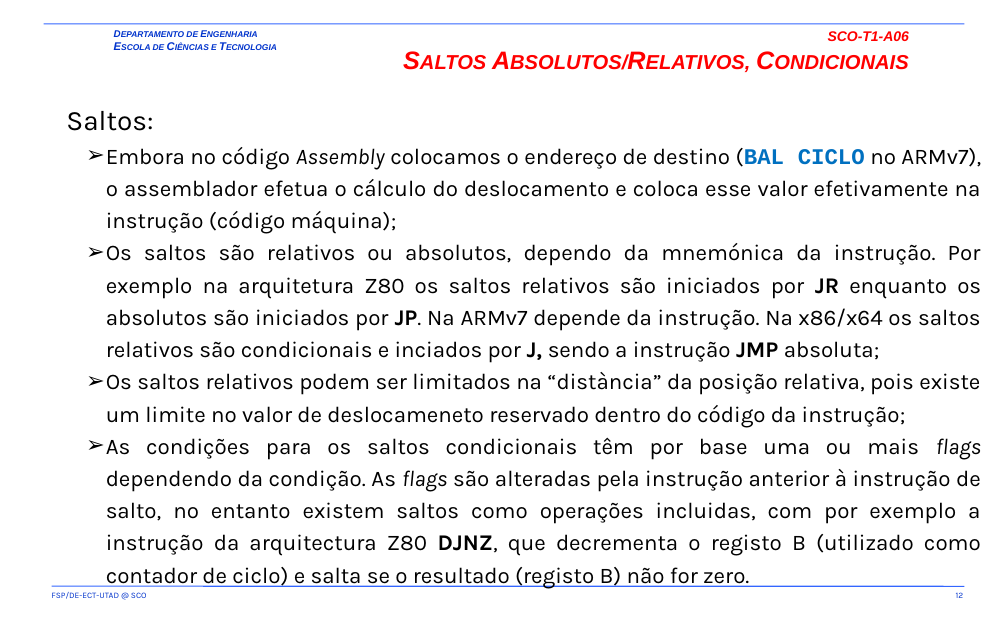
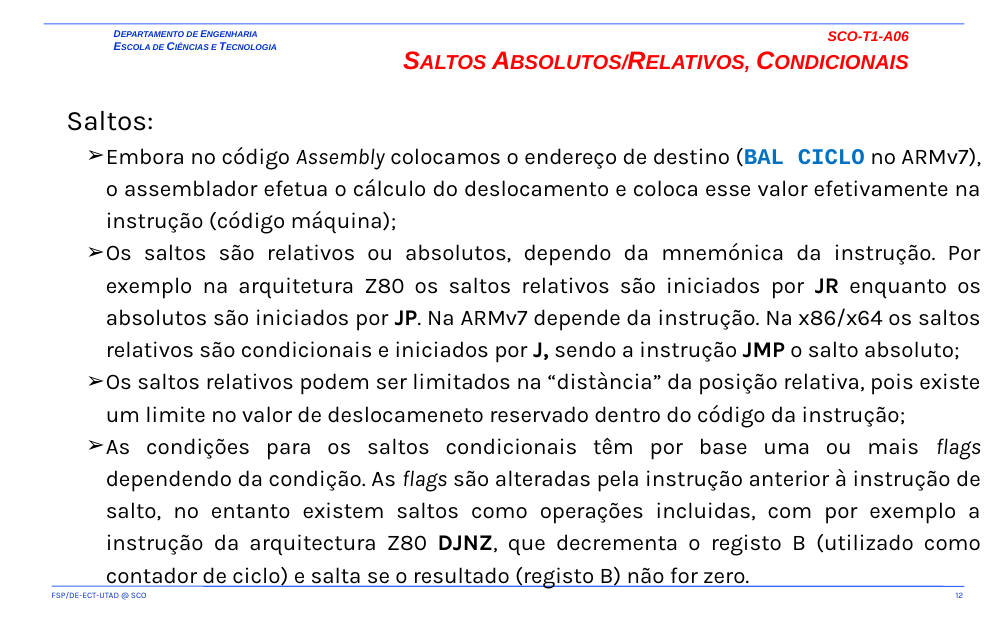
Before and after one commit to fsp864/UTAD-SCO, a slide deck: slide 12 of aulas/t/old/SCO-T1-A05-A06.pptx. Drawn at 1008x630 pixels with LibreOffice and Linux fonts; fonts in the diff are those of the drawing; background and template pictures are left out. Boxes give left, top, right and bottom in pixels: in the first picture for what was removed or moved away, otherwise in the second. Text is boxed around its words. In the diff, an @@ line names an element or a change of style, - is before the commit and + after.

```diff
--- a/aulas/t/old/SCO-T1-A05-A06.pptx
+++ b/aulas/t/old/SCO-T1-A05-A06.pptx
@@ text at [106,243,981,363]: text changed @@
-  ➢ Os saltos são relativos ou absolutos, dependo da mnemónica da instrução. Por exemplo na arquitetura Z80 os saltos relativos são iniciados por JR enquanto os absolutos são iniciados por JP. Na ARMv7 depende da instrução. Na x86/x64 os saltos relativos são condicionais e inciados por J, sendo a instrução JMP absoluta;
+  ➢ Os saltos são relativos ou absolutos, dependo da mnemónica da instrução. Por exemplo na arquitetura Z80 os saltos relativos são iniciados por JR enquanto os absolutos são iniciados por JP. Na ARMv7 depende da instrução. Na x86/x64 os saltos relativos são condicionais e iniciados por J, sendo a instrução JMP o salto absoluto;
```
Also in this commit, not shown: 7 other slides changed.
